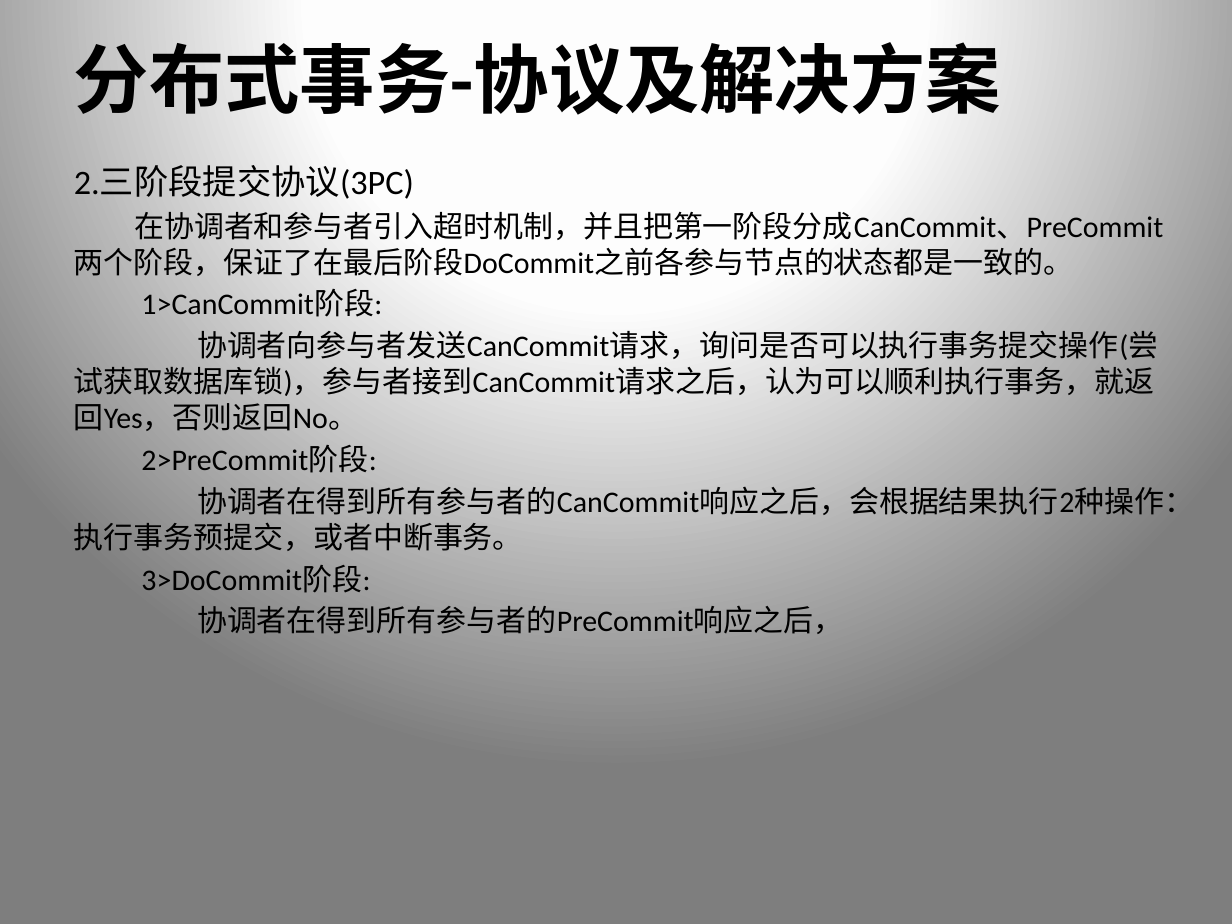
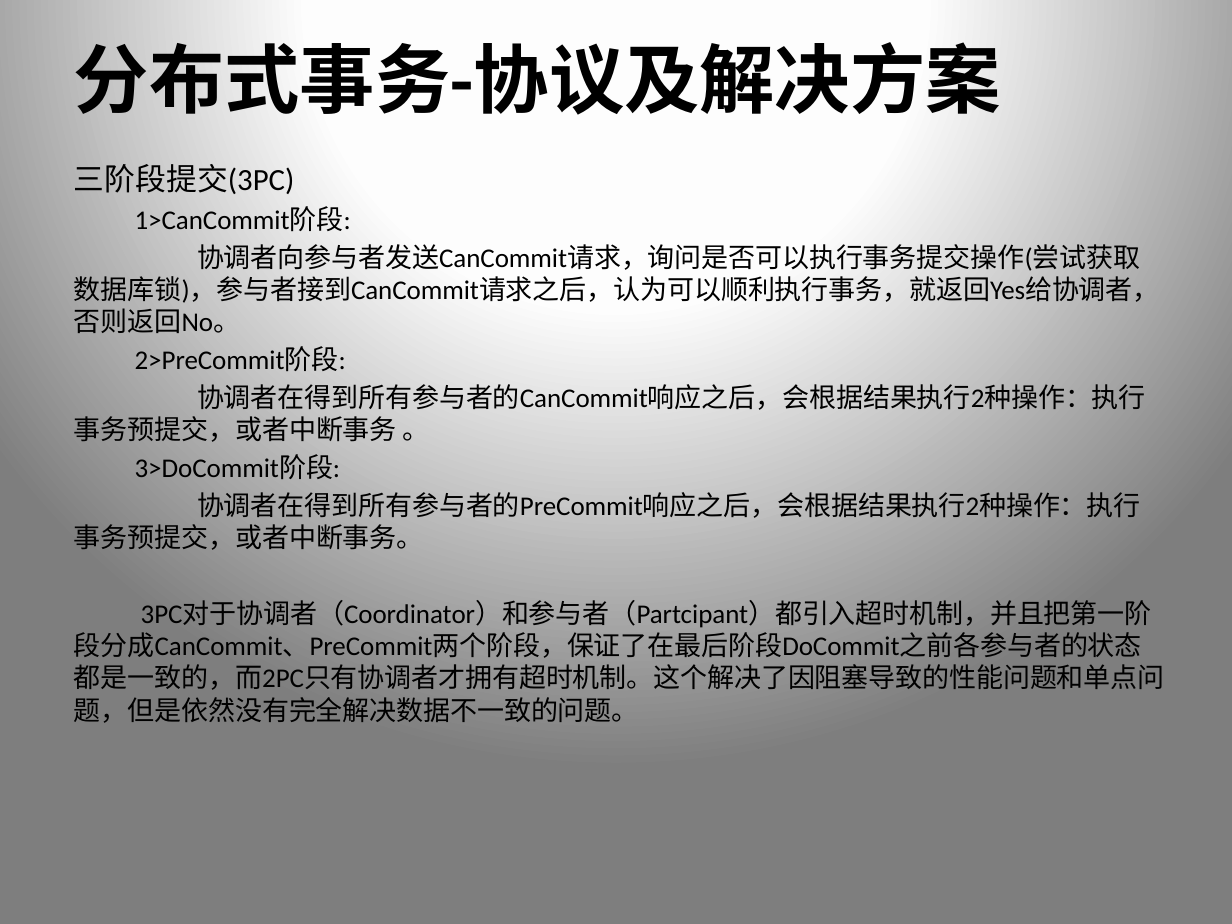
Before and after one commit to xiongpeter/study-notes, a slide deck: slide 17 of 我的.pptx (slide 15 before the commit). Drawn at 1232x924 pixels with LibreOffice and Linux fonts; fonts in the diff are those of the drawing. Boxes give left, top, right and bottom in pixels: in the first picture for what was removed or moved away, otherwise in the second. Text is boxed around its words. In the diff, an @@ line names an element or a change of style, - is before the commit and + after.

```diff
--- a/我的.pptx
+++ b/我的.pptx
@@ text at [74,164,295,194]: text changed; size 17.5 to 18 pt @@
-2.三阶段提交协议(3PC)
-在协调者和参与者引入超时机制，并且把第一阶段分成CanCommit、PreCommit两个阶段，保证了在最后阶段DoCommit之前各参与节点的状态都是一致的。
+三阶段提交(3PC)
@@ text at [135,207,351,479]: size 17.5 to 15.8 pt in "1>CanCommit阶段:", "2>PreCommit阶段:", "3>DoCommit阶段:" @@
@@ text at [74,239,1160,333]: text changed; size 17.5 to 15.8 pt @@
-协调者向参与者发送CanCommit请求，询问是否可以执行事务提交操作(尝试获取数据库锁)，参与者接到CanCommit请求之后，认为可以顺利执行事务，就返回Yes，否则返回No。
+协调者向参与者发送CanCommit请求，询问是否可以执行事务提交操作(尝试获取数据库锁)，参与者接到CanCommit请求之后，认为可以顺利执行事务，就返回Yes给协调者，否则返回No。
@@ text at [74,384,1146,442]: text changed; size 17.5 to 15.8 pt @@
-协调者在得到所有参与者的CanCommit响应之后，会根据结果执行2种操作：执行事务预提交，或者中断事务。
+协调者在得到所有参与者的CanCommit响应之后，会根据结果执行2种操作：执行事务预提交，或者中断事务 。
@@ text at [74,492,1165,723]: text changed; size 17.5 to 15.8 pt @@
-协调者在得到所有参与者的PreCommit响应之后，
+协调者在得到所有参与者的PreCommit响应之后，会根据结果执行2种操作：执行事务预提交，或者中断事务。
+3PC对于协调者（Coordinator）和参与者（Partcipant）都引入超时机制，并且把第一阶段分成CanCommit、PreCommit两个阶段，保证了在最后阶段DoCommit之前各参与者的状态都是一致的，而2PC只有协调者才拥有超时机制。这个解决了因阻塞导致的性能问题和单点问题，但是依然没有完全解决数据不一致的问题。
```
Also in this commit, not shown: 2 other slides changed, 9 slides added.
